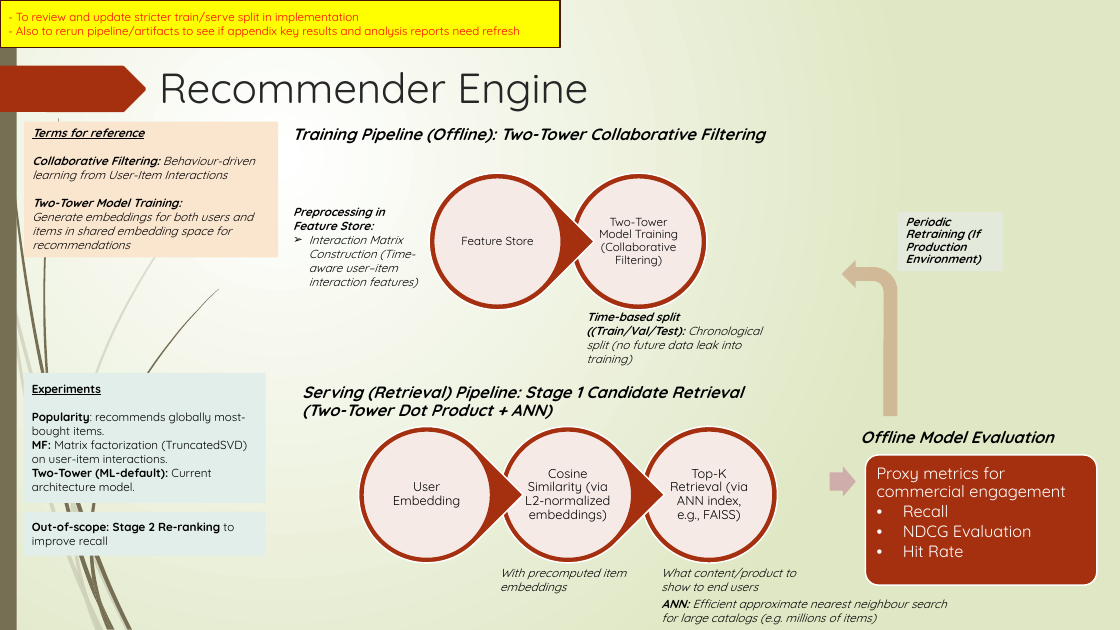
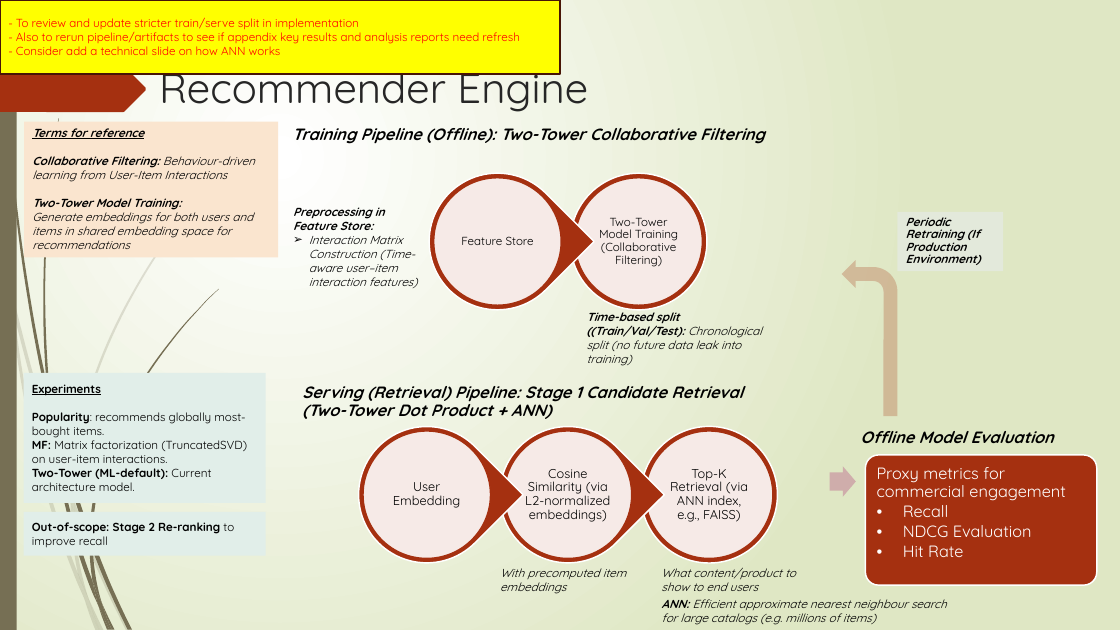
Before and after one commit to Phrey001/mle-marketplace-growth, a slide deck: slide 5 of docs/architecture.pptx. Drawn at 1120x630 pixels with LibreOffice and Linux fonts; fonts in the diff are those of the drawing. Boxes give left, top, right and bottom in pixels: in the first picture for what was removed or moved away, otherwise in the second. Text is boxed around its words. In the diff, an @@ line names an element or a change of style, - is before the commit and + after.

```diff
--- a/docs/architecture.pptx
+++ b/docs/architecture.pptx
@@ rectangle "- To review and update ...": place and size @@
-rectangle "- To review and update ..." at box(0, 0, 560, 47)
+rectangle "- To review and update ..." at box(0, 0, 560, 74)
@@ text in rectangle at box(16, 46, 281, 55): paragraph added @@
+- Consider add a technical slide on how ANN works
```
Also in this commit, not shown: 2 other slides changed, 1 slide added, 42 other files.
